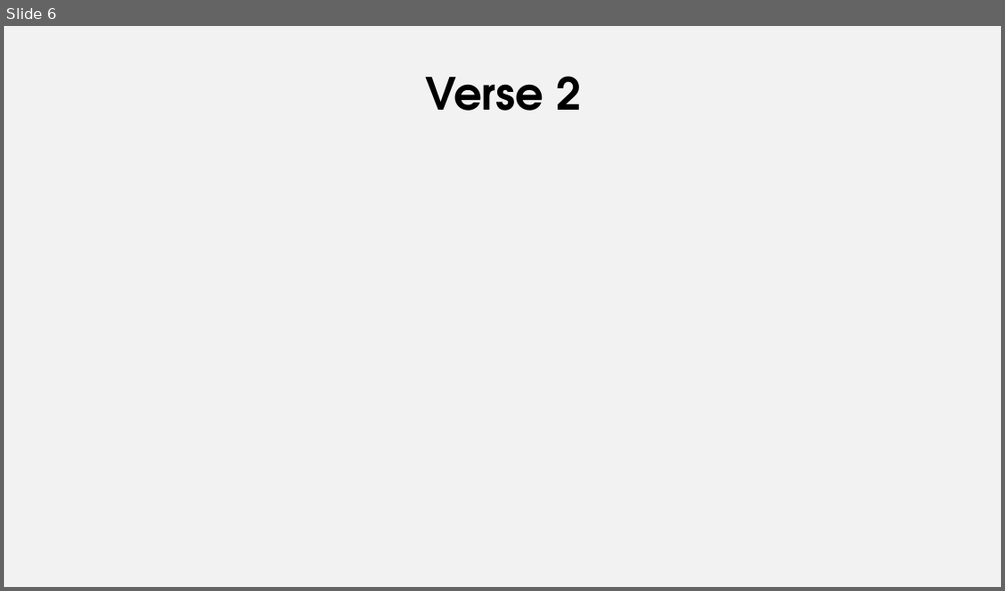
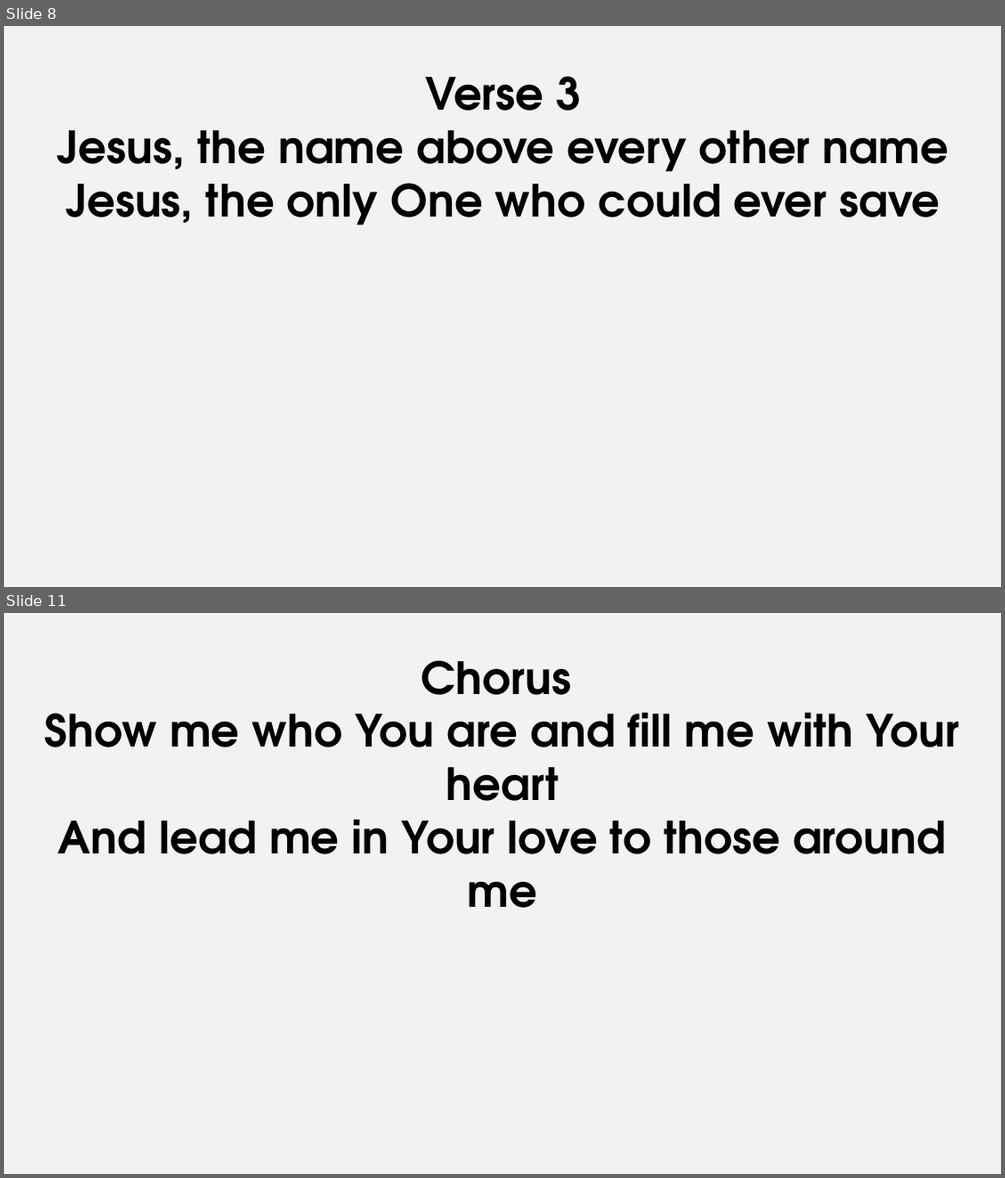
Before and after one commit to pangwuu/Weekly-powerpoint-maker, a slide deck: Songs/Build My Life/Build My Life.pptx. Shown one above the other, each under a label of ours: slide 6 before the commit, slides 8 and 11 after it; the slides between them are not shown. The pictures are 1005x591 and 1005x1178 pixels, drawn with LibreOffice and Linux fonts; fonts in the diff are those of the drawing. Boxes give left, top, right and bottom in pixels: in the first picture for what was removed or moved away, otherwise in the second. Text is boxed around its words. In the diff, an @@ line names an element or a change of style, - is before the commit and + after.

```diff
--- a/Songs/Build My Life/Build My Life.pptx
+++ b/Songs/Build My Life/Build My Life.pptx
@@ slide 11 added at (4, 613, 1001, 1174), background #F2F2F2 @@
@@ subtitle added at (45, 660, 959, 908), 42.7 pt, text #000000, bold @@
+Chorus
+Show me who You are and fill me with Your heart
+And lead me in Your love to those around me
@@ what was slide 6 is now slide 8 @@
@@ slide 8 changed as well @@
@@ subtitle at (57, 76, 948, 225): text changed @@
-Verse 2
+Verse 3
+Jesus, the name above every other name
+Jesus, the only One who could ever save
```
Also in this commit, not shown: 4 other slides changed, 8 other slides added, 5 slides removed, 12 other files.
